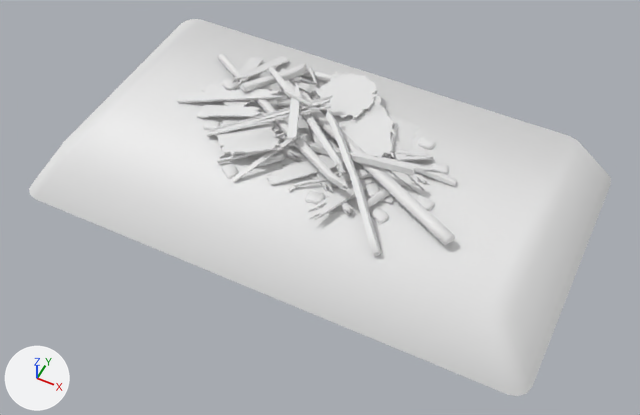
Renders of the FBX model Content/Buildings/Meshes/CA_FarmhouseDestruction03.fbx from each side of a commit.
Both versions are drawn from a 50 mm camera at (5.22, -10.52, 11.44) aimed at (0.32, -0.71, -0.82). The lights are fixed; the arrows at lower left show +X, +Y and +Z. Where no turn or scale is listed for an object, it has been applied to the vertices. Vertices at the same position are counted once.

Script lines for the objects in view, before the commit:
```python
me_farmhousedestruction03_002 = bpy.data.meshes.new('FarmhouseDestruction03.002')
me_farmhousedestruction03_002.from_pydata(...)  # 5619 vertices, 10435 faces; spans x -6.07..3.89, y -1.9..3.68, z -1.32..0.43
# faces by material slot: [10333, 56, 46]
me_farmhousedestruction03_002.materials.append(mat_commonatlas)  # its picture is missing
me_farmhousedestruction03_002.materials.append(mat_straw01)  # its picture is missing
me_farmhousedestruction03_002.materials.append(mat_mat_carpentry_ground_003)  # white #e7e7e7
ob_farmhousedestruction03 = bpy.data.objects.new('FarmhouseDestruction03', me_farmhousedestruction03_002)
ob_farmhousedestruction03.location = (1.09, -0.89, 0.32)
```
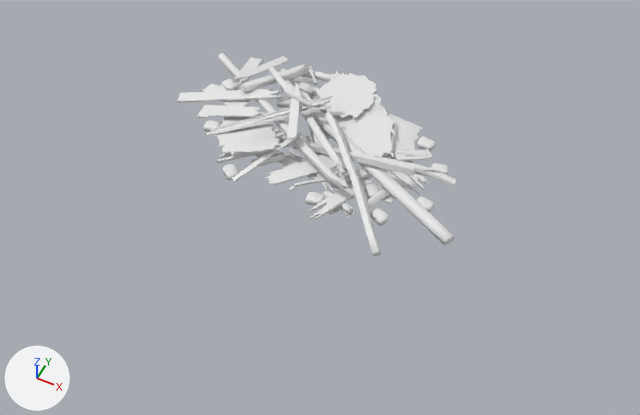
The change, as a list of edits to the scene's bpy script:
```text
Change me_farmhousedestruction03_002:
    where me_farmhousedestruction03_002.from_pydata(...)  # 5619 vertices, 10435 faces; spans x -6.07..3.89, y -1.9..3.68, z -1.32..0.43
    used by ob_farmhousedestruction03; location = (1.09, -0.89, 0.32)
    me_farmhousedestruction03_002 part 1: the loose piece of 32 vertices spanning x -6.07..3.89, y -1.9..3.68, z -1.32..-0.32 is deleted
    remove me_farmhousedestruction03_002.materials.append(mat_mat_carpentry_ground_003)  # white #e7e7e7
```

Location of each change, [x1, y1, x2, y2] in pixels of the pictures (640 x 415 px):
'FarmhouseDestruction03', reshaped (52% narrower, 46% shorter): before [29, 19, 611, 396]; after [177, 53, 457, 256]
part 1 of me_farmhousedestruction03_002, deleted: before [29, 19, 611, 396]
